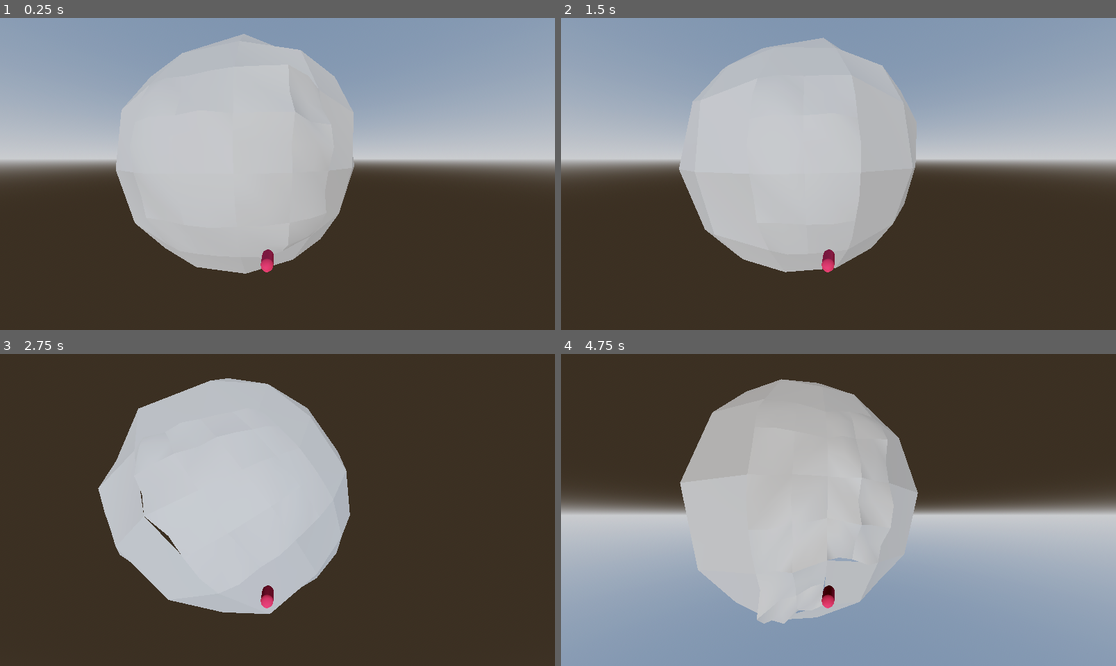
Above: before the commit, frames 1-4 (two rows, left to right).
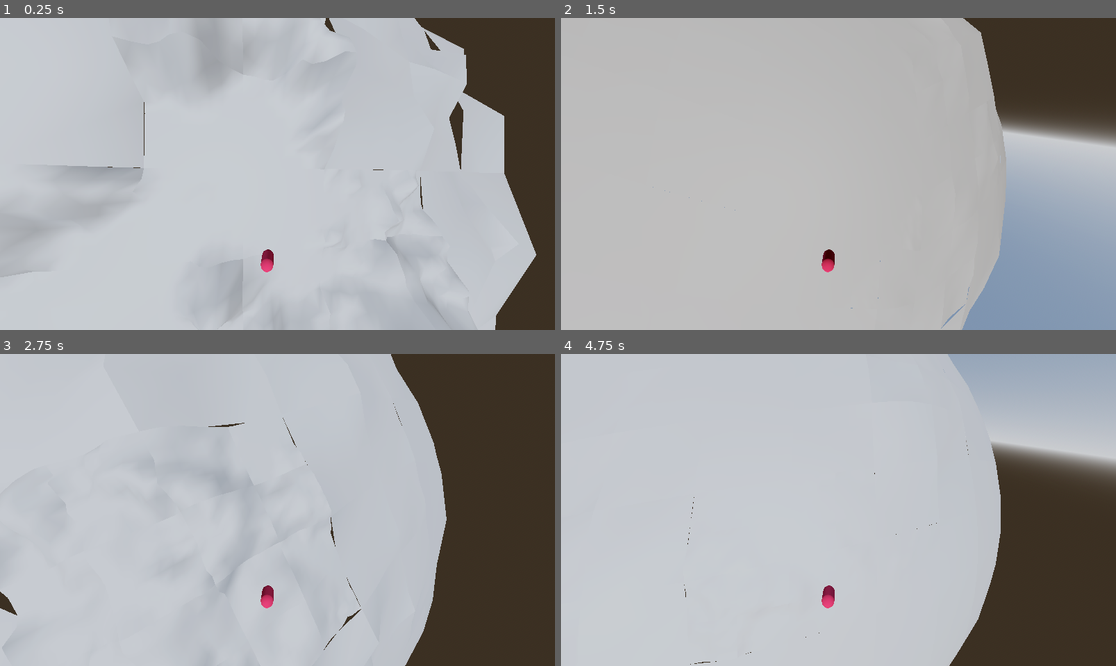
Above: after the commit, the same moments.

Repository: stefsdev/ProcPlanetLOD
Game: Godot game, scene res://game_world.tscn
The game is run twice, just before and just after one commit, with the same random seed, the same clock (stepped at 60 frames per second) and the same inputs. The project has no main scene, so this scene is started directly.
Inputs:
- Up to frame 1 (0.25 s): no input
- Up to frame 2 (1.5 s): tap Enter at 0.5 s; hold D 0.53-1.28 s; hold Shift 0.53-1.28 s; tap Space at 0.77, 1.25 s; hold S from 1.28 s (still down); tap Shift at 1.35 s
- Up to frame 3 (2.75 s): tap Space at 1.52 s; tap Enter at 2 s; release S at 2.03 s; hold D from 2.03 s (still down); hold Shift from 2.03 s (still down)
- Up to frame 4 (4.75 s): tap Space at 2.75, 3.02, 3.77, 4.25, 4.52 s; release D at 2.78 s; release Shift at 2.78 s; hold W 2.78-3.53 s; tap Shift at 2.85, 4.35 s; tap Enter at 3.5 s; hold Shift 3.53-4.28 s; hold A from 3.53 s (still down)

The runs differ from the first frame. In frame 1, 68% of the frame differs, in the area x 0-100%, y 0-100%; in frame 2, 68%; in frame 3, 52%; in frame 4, 76%.
Error in both runs: Invalid access to property or key 'position' on a base object of type 'Transform3D'. (res://player.gd:10)

Commit message:
stable v to start stitching try

Diff:
--- a/quadtreecubeface/PlanetData.gd
+++ b/quadtreecubeface/PlanetData.gd
@@ -29,8 +29,8 @@
 	{ "distance": 500, "resolution": 2 },
 	{ "distance": 50, "resolution": 2 },
 	{ "distance": 25, "resolution": 3 },
-	{ "distance": 15, "resolution": 4 },
-	{ "distance": 5, "resolution": 5 },
+	{ "distance": 10, "resolution": 4 },
+	{ "distance": 1, "resolution": 10 },
 ] :
 	get:
 		return lod_levels
--- a/quadtreecubeface/PlanetMeshFace.gd
+++ b/quadtreecubeface/PlanetMeshFace.gd
@@ -14,13 +14,13 @@
 var chunks_list_current = {}
 
 
-
 class QuadtreeChunk :
 	var bounds : AABB
 	var children = []
 	var depth : int
 	var max_chunk_depth : int
 	var identifier: String
+
 
 	func _init(_bounds: AABB, _depth: int, _max_chunk_depth: int):
 		bounds = _bounds
@@ -119,10 +119,13 @@
 			for x in range(resolution):
 				var percent = Vector2(x, y) / float(resolution - 1)
 				var local_offset = Vector2(offset.x, offset.z) + percent * size
+
+
 				var point_on_plane = face_origin + local_offset.x * axisA + local_offset.y * axisB
 				var point_on_sphere = planet_data.point_on_planet(point_on_plane.normalized())
 				verts.append(point_on_sphere)
 				normals.append(point_on_sphere.normalized())
+
 
 		for y in range(resolution - 1):
 			for x in range(resolution - 1):
--- a/quadtreecubeface/game_world.tscn
+++ b/quadtreecubeface/game_world.tscn
@@ -80,7 +80,7 @@
 [sub_resource type="Resource" id="Resource_e08lw"]
 script = ExtResource("2_ea1x0")
 radius = 67
-lod_focus = Vector3(7.86182, 0, 104.517)
+lod_focus = Vector3(14.1575, 69.9934, 3.81934)
 lod_levels = [{
 "distance": 500,
 "resolution": 2
@@ -91,11 +91,11 @@
 "distance": 25,
 "resolution": 3
 }, {
-"distance": 15,
+"distance": 10,
 "resolution": 4
 }, {
-"distance": 5,
-"resolution": 5
+"distance": 1,
+"resolution": 10
 }]
 resolution = 3
 planet_noise = [SubResource("Resource_e3xe6"), SubResource("Resource_ik71a"), SubResource("Resource_15365"), SubResource("Resource_554lw")]
@@ -161,11 +161,11 @@
 player = NodePath("../../Player/PlayerVis")
 
 [node name="Player" type="Node3D" parent="."]
-transform = Transform3D(0.993879, 0, -0.110463, 0, 1, 0, 0.110463, 0, 0.993879, 0, 0, 0)
+transform = Transform3D(0.999877, -0.0018155, -0.0154966, 0.0156026, 0.116345, 0.993085, 0, -0.993207, 0.116359, 0, 0, 0)
 script = ExtResource("4_e08lw")
 
 [node name="PlayerVis" type="MeshInstance3D" parent="Player"]
-transform = Transform3D(0.5, 1.49012e-08, 1.77636e-15, 0, -2.18557e-08, 0.5, 1.49012e-08, -0.5, -2.18557e-08, 19.359, 0, 103.009)
+transform = Transform3D(0.499999, 2.23517e-08, 3.9968e-15, -4.44089e-16, -2.98023e-08, 0.500001, 2.23517e-08, -0.499999, -3.35276e-08, 15.2479, 4.32428, 69.7346)
 mesh = SubResource("CapsuleMesh_hly68")
 skeleton = NodePath("../..")
 
